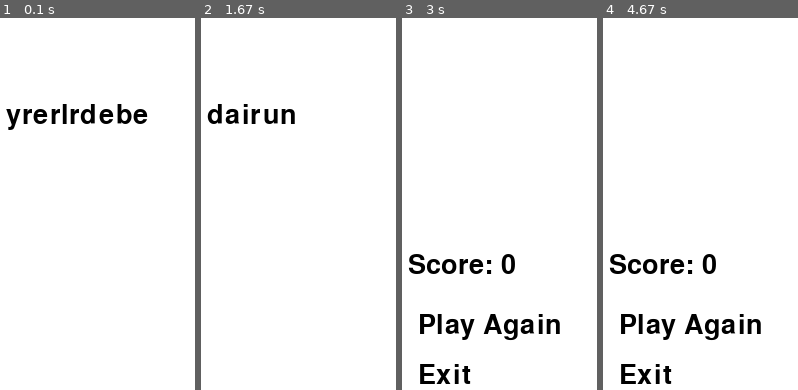
Above: before the commit, frames 1-4 (left to right).
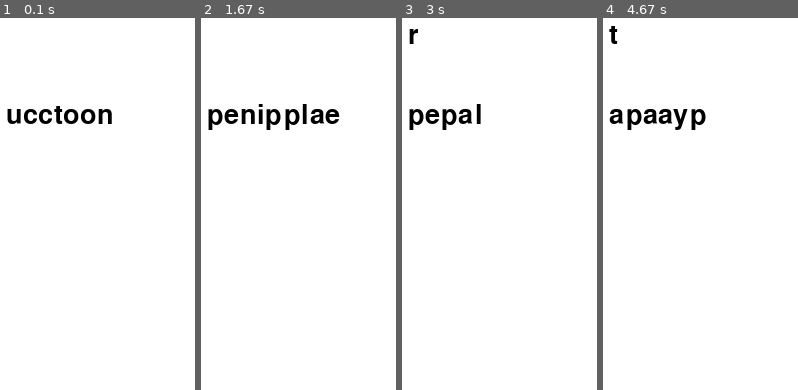
Above: after the commit, the same moments.

Repository: Nocab0819/PythonFinalReport
Game: pygame game, started from word_pygame/word_game.py
Two runs of this game, one before a commit and one after it. Both use one fixed random seed, a clock stepped at 60 frames per second and the inputs below.
Inputs:
- Up to frame 1 (0.1 s): no input
- Up to frame 2 (1.67 s): type "ann" at 0.33 s; tap Enter at 0.67, 0.88 s
- Up to frame 3 (3 s): type "a" at 2.32 s; tap Enter at 2.45 s; type "r" at 2.87 s
- Up to frame 4 (4.67 s): tap Enter every 0.55 s from 3 to 4.65 s; type "o" at 3.42 s; type "i" at 3.97 s; type "t" at 4.52 s

The runs differ from the first frame. In frame 1, 1.9% of the frame differs, in the area x 3-76%, y 23-31%; in frame 2, 2.0%; in frame 3, 5.2%; in frame 4, 5.5%, in the area x 3-82%, y 2-99%.

Commit message:
修正pygame功能
獨立字典功能、新增不重複出題功能

Diff:
--- a/word_game.py
+++ b/word_pygame/word_game.py
@@ -1,5 +1,12 @@
+"""
+檔名：word_game.py
+功能：以pygame實現拼字遊戲的基礎架構
+
+包含單回合內題目不重複、顯示分數、再玩一次功能
+"""
 import pygame
 import random
+from words import word_list
 
 # 初始化 Pygame
 pygame.init()
@@ -19,12 +26,10 @@
 FONT_SIZE = 40
 font = pygame.font.Font(None, FONT_SIZE)
 
-# 單字庫
-word_list = ["apple", "banana", "cherry", "durian", "elderberry", "fig", "grape"]
-
 # 生成單字和打亂字母順序
-def generate_word():
-    word = random.choice(word_list)
+def generate_word(used_words):
+    available_words = list(set(word_list) - set(used_words))
+    word = random.choice(available_words)
     word_letters = list(word)
     random.shuffle(word_letters)
     scrambled_word = "".join(word_letters)
@@ -32,10 +37,12 @@
 
 # 遊戲迴圈
 score = 0
-rounds = 3
+rounds = 10
+used_words = []
 
 for _ in range(rounds):
-    word, scrambled_word = generate_word()
+    word, scrambled_word = generate_word(used_words)
+    used_words.append(word)
     input_text = ""
     confirmed = False
 
@@ -88,8 +95,10 @@
             mouse_pos = pygame.mouse.get_pos()
             if replay_button_rect.collidepoint(mouse_pos):
                 score = 0  # 重置分數
+                used_words = []  # 重置已使用的單字清單
                 for _ in range(rounds):  # 再玩一次
-                    word, scrambled_word = generate_word()
+                    word, scrambled_word = generate_word(used_words)
+                    used_words.append(word)
                     input_text = ""
                     confirmed = False
                     while True:
--- /dev/null
+++ b/word_pygame/words.py
@@ -0,0 +1,8 @@
+"""
+檔名：words.py
+功能：將字典功能獨立出來方便修改
+"""
+word_list = ['apple', 'banana', 'cherry', 'orange', 'mango',
+             'strawberry', 'kiwi', 'pineapple', 'grape',
+             'blueberry', 'pear', 'peach', 'avocado',
+             'coconut', 'papaya', 'guava', 'watermelon']
